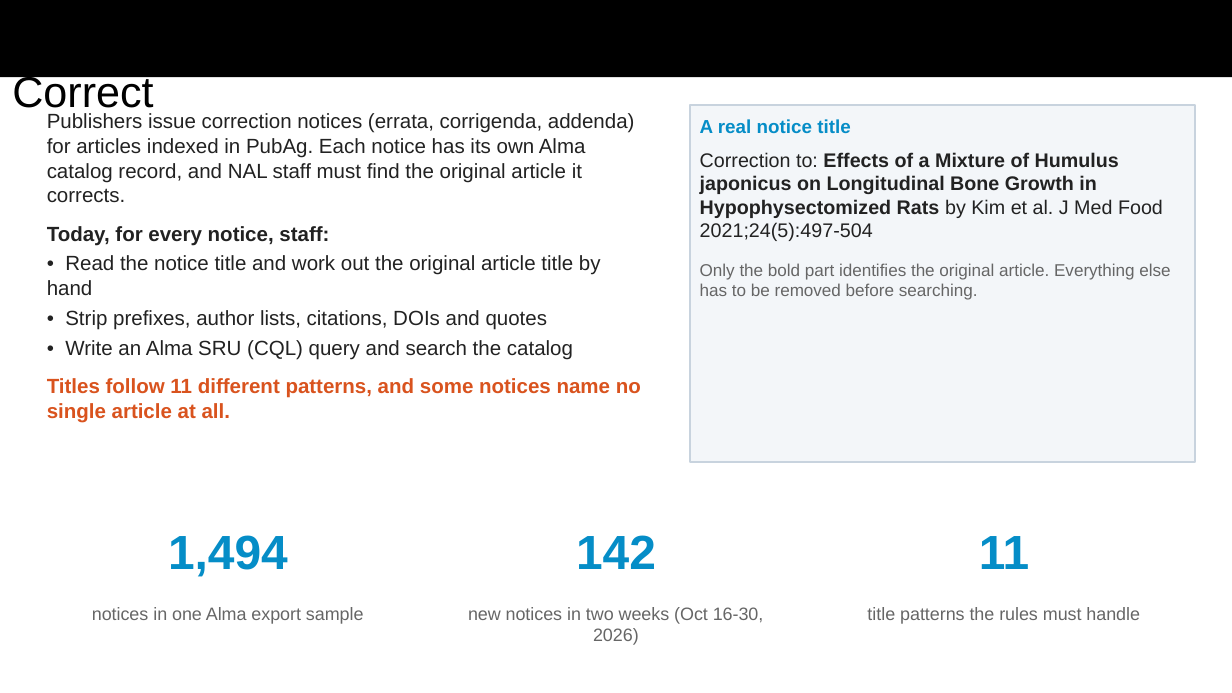
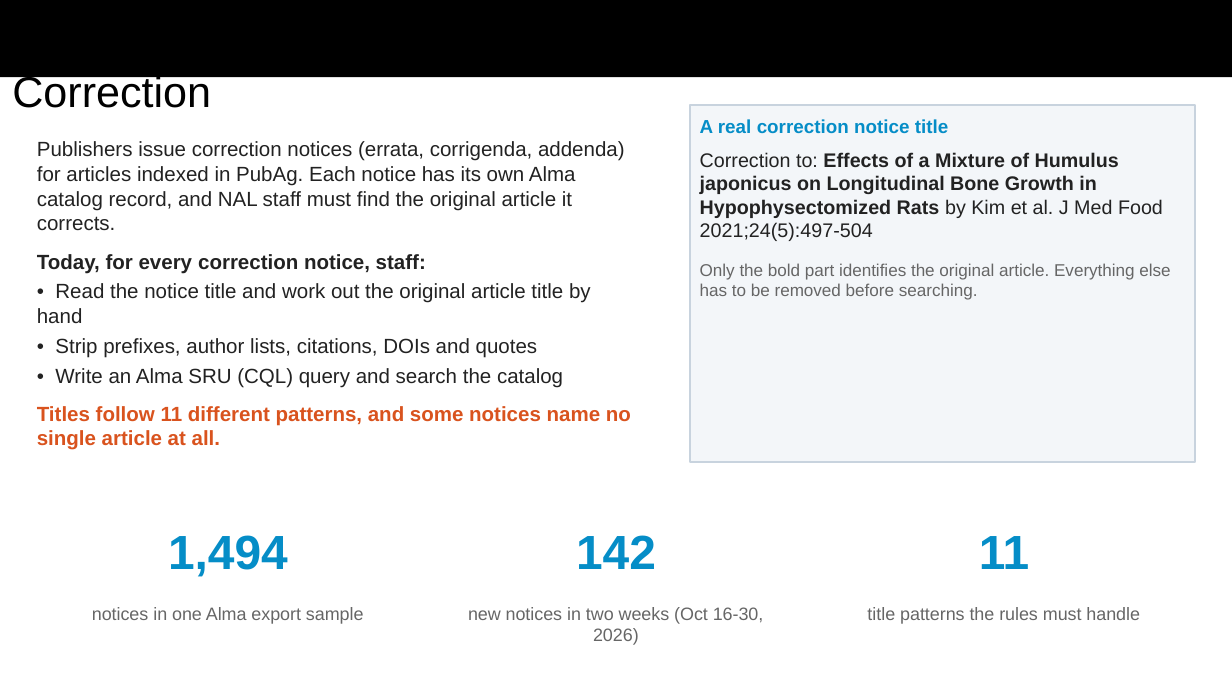
Before and after one commit to AmandaZXu-USDA/mcp-hackathon-demo-sru, a slide deck: slide 3 of submission/GSA-MCP-Hackathon-NAL-mcp-sru-syntax-and-erratum-note.pptx. Drawn at 1232x693 pixels with LibreOffice and Linux fonts; fonts in the diff are those of the drawing. Boxes give left, top, right and bottom in pixels: in the first picture for what was removed or moved away, otherwise in the second. Text is boxed around its words. In the diff, an @@ line names an element or a change of style, - is before the commit and + after.

```diff
--- a/submission/GSA-MCP-Hackathon-NAL-mcp-sru-syntax-and-erratum-note.pptx
+++ b/submission/GSA-MCP-Hackathon-NAL-mcp-sru-syntax-and-erratum-note.pptx
@@ title at [12,72,211,108]: text changed @@
-The Challenge: Linking Correction Notices to the Articles They Correct
+The Challenge: Linking Correction Notices to the Articles They Correction
@@ text in rectangle at [700,119,948,134]: text changed @@
-A real notice title
+A real correction notice title
@@ text "Publishers issue correction notices (errata, ...": place and size @@
-text "Publishers issue correction notices (errata, ..." at [47,113,641,422]
+text "Publishers issue correction notices (errata, ..." at [37,141,631,450]
@@ text at [37,254,426,273]: text changed @@
-Today, for every notice, staff:
+Today, for every correction notice, staff:
```
Also in this commit, not shown: 6 other slides changed.
